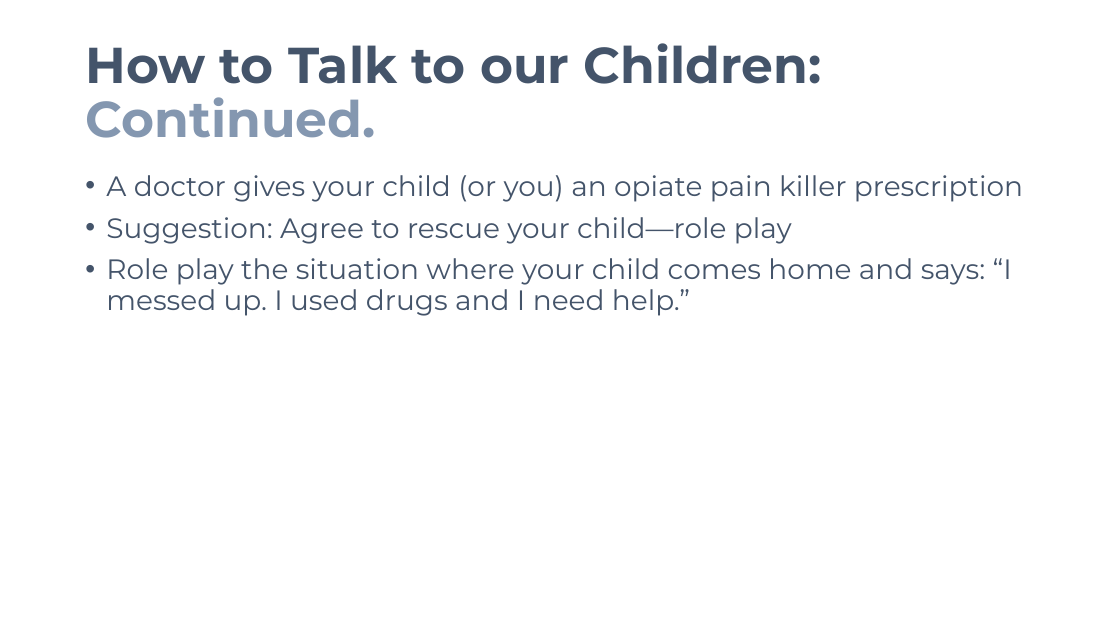
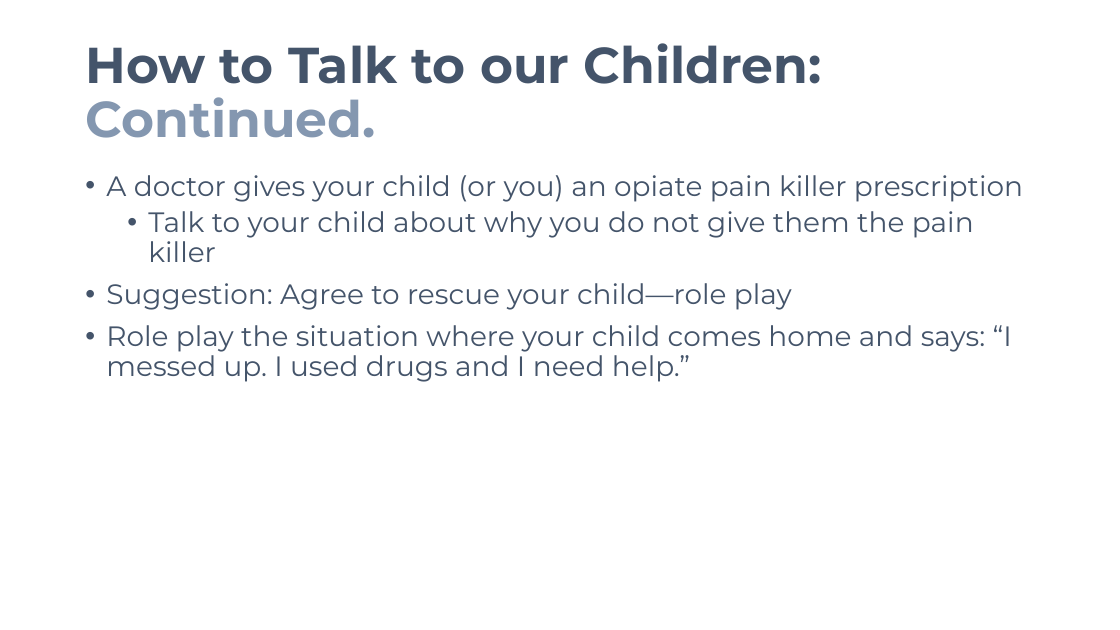
Before and after one commit to avifarah/Know-the-signs-when-and-how-talk-about-drugs, a slide deck: slide 9 of Know the Signs_When and How to Talk about Drugs.pptx (slide 10 before the commit). Drawn at 1120x630 pixels with LibreOffice and Linux fonts; fonts in the diff are those of the drawing. Boxes give left, top, right and bottom in pixels: in the first picture for what was removed or moved away, otherwise in the second. Text is boxed around its words. In the diff, an @@ line names an element or a change of style, - is before the commit and + after.

```diff
--- a/Know the Signs_When and How to Talk about Drugs.pptx
+++ b/Know the Signs_When and How to Talk about Drugs.pptx
@@ text at (148, 211, 974, 262): paragraph added @@
+  • Talk to your child about why you do not give them the pain killer
```
Also in this commit, not shown: 4 other slides changed.
